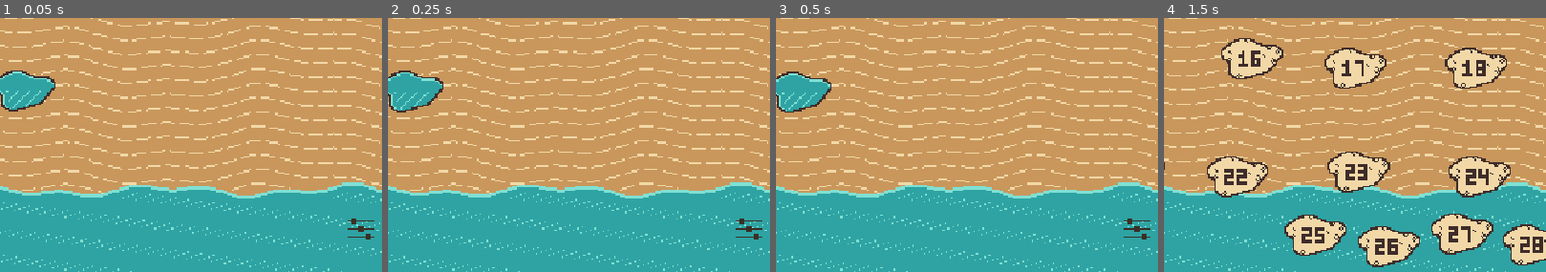
Above: before the commit, frames 1-4 (left to right).
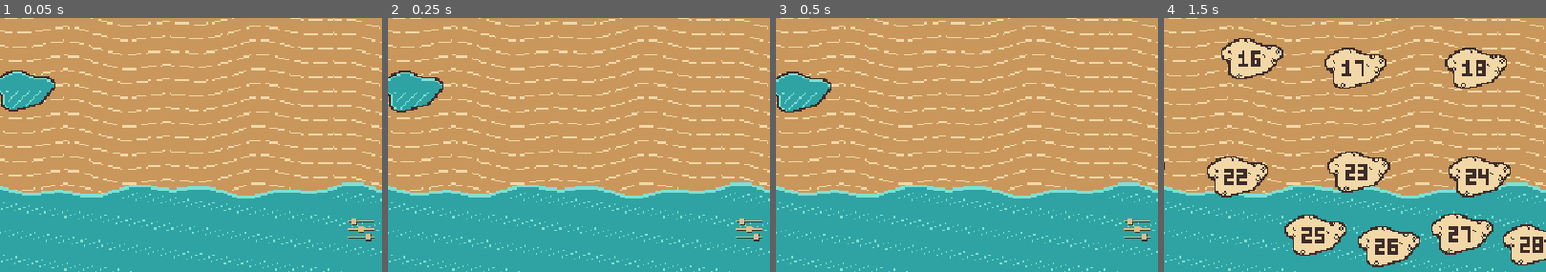
Above: after the commit, the same moments.

Repository: hasanaburayyan/tidepool
Game: Godot game, scene res://scenes/app.tscn
The game is run twice, just before and just after one commit, with the same random seed, the same clock (stepped at 60 frames per second) and the same inputs.
Inputs (mouse positions are % of the whole screen's width and height, from its top left):
- Up to frame 1 (0.05 s): no input
- Up to frame 2 (0.25 s): no input
- Up to frame 3 (0.5 s): no input
- Up to frame 4 (1.5 s): tap Enter at 0.5 s; move the mouse to (72, 45) at 0.52 s; hold Right 0.53-1.28 s; tap R at 0.6 s; click (72, 45) at 0.67 s; tap Space at 1.25 s; move the mouse to (30, 55) at 1.27 s; hold Left from 1.28 s (still down); tap N at 1.35 s
The pictures show only the part of the screen within x 47-97%, y 50-100%; the shares and areas given below are measured in that part.

The runs differ from the first frame. In frame 1, 0.3% of the frame differs, in the area x 91-98%, y 78-88%; in frame 2, 0.3%; in frame 3, 0.3%; in frame 4, nothing differs.

Commit message:
settings: Maren's five fixes to the panel and the glyph (TIDE-51)
All five from her review of screenshots/settings.png.

1. Glyph stays bottom-right of the title (approved) but was nearly invisible:
   dark ink in the lowest-contrast corner of the screen. Now Dry Sand with an
   ink rim for lift -- contrast, not size, and still no label.
2. The panel cut the wordmark through the middle and the title read as damaged.
   Dropped to y=250, clear of the baseline and its descenders.
3. Empty volume steps were invisible because the default is full. Empty is now
   an outline in Deep Umber of the same shape, never a gap -- the shells
   vocabulary exactly. If empty steps vanished the player would be measuring a
   bar again instead of counting five objects, which is the whole reason this
   is not a slider.
4. Both screen-glyph states now renderable, so she can rule on them.
5. There was no visible way out. The same glyph that opens the panel now closes
   it, top-right -- glyph AND Escape, "both, not either".

The glyph is one shared static draw used by the title and the panel, so the
control that opens settings and the one that closes it cannot drift apart.

map_shot's settings mode takes the volume step as its `cleared` argument and
"fs" in `overrides` for the fullscreen state. It sets the SAVED value only and
never calls apply_fullscreen -- a screenshot tool must not switch the real
window, or the capture documents a viewport nobody will see.

shell_test covers the close glyph: it closes, the closing click does not fall
through and start the game, it does not quit, and settings reopens afterwards.
An untested new control is exactly what bit me on the Escape chain.

Still placeholder and flagged for Cove: the drops are squares, not drops.

  ./run_tests.sh                     253 + save 129 + map 644, 0 failures
  tools/load_check.gd                ok
  tools/click_test.gd (real window)  28 solutions replayed, 0 FAILED
  tools/shell_test.gd (real window)  0 FAILED

Co-Authored-By: Claude Opus 5 <noreply@anthropic.com>

Diff:
--- a/scripts/ui/settings_panel.gd
+++ b/scripts/ui/settings_panel.gd
@@ -23,14 +23,17 @@
 
 const STEPS := 5
 
-## The panel, centred in the 960x640 viewport.
-const PANEL_RECT := Rect2(280, 200, 400, 240)
+## Sat at y=200 and cut the wordmark through the middle, which made the title read as
+## damaged (Maren). Dropped clear of it: "Tidepool" is drawn on a baseline at y=200, so
+## anything above ~y=220 collides with the descenders.
+const PANEL_RECT := Rect2(280, 250, 400, 240)
 
 var save: RefCounted
 
 var _drops: Array[Rect2] = []
 var _speaker := Rect2()
 var _screen := Rect2()
+var _close := Rect2()
 
 
 func _ready() -> void:
@@ -43,6 +46,10 @@
 	for i in STEPS:
 		_drops.append(Rect2(PANEL_RECT.position + Vector2(110 + i * 52, 64), Vector2(36, 32)))
 	_screen = Rect2(PANEL_RECT.position + Vector2(40, 150), Vector2(56, 44))
+	# The same glyph that opened the panel, top-right, closes it. Maren: the way out has to
+	# be visible, not just Escape -- "both, not either". Reusing the opening glyph means the
+	# player is clicking the thing they already associate with this screen.
+	_close = Rect2(PANEL_RECT.end - Vector2(56, 232), Vector2(40, 40))
 
 
 # --- input ----------------------------------------------------------------------------
@@ -50,7 +57,7 @@
 func _unhandled_input(event: InputEvent) -> void:
 	if event is InputEventKey and event.pressed and not event.echo \
 			and event.keycode == KEY_ESCAPE:
-		_close()
+		_close_panel()
 		return
 	if not (event is InputEventMouseButton and event.pressed):
 		return
@@ -58,6 +65,10 @@
 		return
 
 	var point: Vector2 = event.position
+
+	if _close.has_point(point):
+		_close_panel()
+		return
 
 	# The speaker glyph is mute: the only way to reach zero, since the leftmost drop is one
 	# step and not silence.
@@ -75,10 +86,10 @@
 	# A click anywhere off the panel closes it -- the usual way out of a dialog, and it
 	# needs no button to say so.
 	if not PANEL_RECT.has_point(point):
-		_close()
+		_close_panel()
 
 
-func _close() -> void:
+func _close_panel() -> void:
 	closed.emit()
 	# Consumed for the same reason every other screen here consumes its dismissing event:
 	# this node stops taking input as a direct result of it, so otherwise the same click or
@@ -138,6 +149,7 @@
 		_draw_drop(_drops[i], i < filled)
 
 	_draw_screen_glyph(_screen, save.get_fullscreen())
+	draw_glyph(self, _close, INK)
 
 
 ## A speaker: a box and a cone. Crossed out when muted, which is the one convention strong
@@ -158,12 +170,13 @@
 ## One unit of volume. Filled is water, empty is an outline -- the same filled/outlined
 ## vocabulary the map's shells use, so the two screens read the same way.
 func _draw_drop(rect: Rect2, filled: bool) -> void:
+	# Earned = filled with water. Unearned = still there, still the same shape, outlined in
+	# Deep Umber -- NEVER a gap. Exactly the shells vocabulary (Maren): if the empty steps
+	# vanished, the player would be measuring a bar's length again instead of counting five
+	# objects, which is the whole reason this is not a slider.
 	if filled:
 		draw_rect(rect, WATER)
-		draw_rect(rect, INK, false, 2.0)
-	else:
-		draw_rect(rect, SAND)
-		draw_rect(rect, INK, false, 2.0)
+	draw_rect(rect, INK, false, 2.0)
 
 
 ## A screen. Filled means fullscreen; the small inset rectangle means windowed, which is
@@ -173,3 +186,14 @@
 	draw_rect(rect, INK, false, 2.0)
 	if not on:
 		draw_rect(Rect2(rect.position + Vector2(10, 8), rect.size - Vector2(20, 16)), INK, false, 2.0)
+
+
+## The settings glyph: three slider rows with the knob in a different place on each, which
+## is what makes it read as "settings" rather than as a menu icon. Shared with the title
+## screen so the thing that opens the panel and the thing that closes it are the same shape.
+## Placeholder; a real icon is one sprite from Cove and the hit target does not move.
+static func draw_glyph(canvas: CanvasItem, r: Rect2, colour: Color) -> void:
+	for i in 3:
+		var y := r.position.y + 12 + i * 10
+		canvas.draw_line(Vector2(r.position.x + 6, y), Vector2(r.end.x - 6, y), colour, 2.0)
+		canvas.draw_rect(Rect2(r.position.x + 10 + i * 9, y - 4, 6, 8), colour)
--- a/scripts/ui/title_screen.gd
+++ b/scripts/ui/title_screen.gd
@@ -23,6 +23,8 @@
 ## Bottom-right, away from the title and the pool, where it does not compete with either.
 const SETTINGS_RECT := Rect2(884, 564, 44, 44)
 
+const SettingsPanel := preload("res://scripts/ui/settings_panel.gd")
+
 const ART_DIR := "res://assets/map"
 
 const TITLE := "Tidepool"
@@ -30,6 +32,11 @@
 
 ## Deep Umber, the same ink the pool numbers use.
 const INK := Color("3a2f26")
+
+## Dry Sand. The settings glyph sits in the water band, the lowest-contrast corner of the
+## screen, and drawn in ink it was almost invisible (Maren). The fix is contrast, not size
+## and not a label -- sand on water, with an ink rim for the same lift the critters get.
+const GLYPH := Color("d9bf8f")
 
 ## One breath every BREATH_TIME seconds. Slow: the title screen should look like it is
 ## waiting patiently, not like it wants something.
@@ -102,13 +109,9 @@
 	_draw_settings_glyph()
 
 
-## Three sliders. Placeholder, like the lettering -- a real icon is one sprite from Cove,
-## and the hit target does not move when it arrives.
+## Drawn twice: an ink copy offset by a pixel as a rim, then the sand glyph on top. Same
+## shape the settings panel uses to close itself, so open and close read as one control.
 func _draw_settings_glyph() -> void:
-	var r := SETTINGS_RECT
-	for i in 3:
-		var y := r.position.y + 12 + i * 10
-		draw_line(Vector2(r.position.x + 6, y), Vector2(r.end.x - 6, y), INK, 2.0)
-		# The knob sits at a different place on each row, which is what makes the glyph
-		# read as "settings" rather than as a menu icon.
-		draw_rect(Rect2(r.position.x + 10 + i * 9, y - 4, 6, 8), INK)
+	SettingsPanel.draw_glyph(self, Rect2(SETTINGS_RECT.position + Vector2.ONE,
+		SETTINGS_RECT.size), INK)
+	SettingsPanel.draw_glyph(self, SETTINGS_RECT, GLYPH)
--- a/tools/map_shot.gd
+++ b/tools/map_shot.gd
@@ -42,6 +42,12 @@
 		# Settings is drawn OVER the title, so the shot shows the layer as the player sees
 		# it rather than a panel floating on nothing.
 		if String(argv[3]) == "settings":
+			# In settings mode the `cleared` argument doubles as the volume step (0-5) and
+			# `overrides` carrying "fs" shows the fullscreen state. Only the SAVED value is
+			# set, never apply_fullscreen() -- a screenshot tool must not actually switch the
+			# window, or the capture is of a different viewport than the one being documented.
+			save.set_volume(clampf(float(cleared) / 5.0, 0.0, 1.0))
+			save.set_fullscreen(overrides.contains("fs"))
 			var panel: Node = load("res://scenes/settings.tscn").instantiate()
 			panel.save = save
 			root.add_child(panel)
--- a/tools/shell_test.gd
+++ b/tools/shell_test.gd
@@ -116,6 +116,19 @@
 		vol_on_disk.load_game()
 		_eq(vol_on_disk.get_volume(), 1.0, "the volume is already on disk before closing")
 
+		# The close glyph, top-right of the panel: Maren asked for a visible way out as well
+		# as Escape, "both, not either". Untested it would be exactly the kind of control
+		# that looks present and does nothing.
+		await _click_at(panel._close.get_center())
+		_ok(app._settings == null, "the close glyph closes settings")
+		_ok(app._map == null or not app._map.visible,
+			"and the closing click does NOT fall through and start the game")
+		_eq(quits[0], 1, "and it did not ask to quit")
+
+		# Reopen, so the Escape path below is still exercised from an open panel.
+		await _click_at(app._title.SETTINGS_RECT.get_center())
+		_ok(app._settings != null, "settings reopens after being closed by the glyph")
+
 	# Escape closes settings and lands back on the title -- it must not fall through and
 	# begin the game, and it must not quit.
 	await _key(KEY_ESCAPE)
Binary file changed: screenshots/settings.png
Binary file added: screenshots/settings_full.png
